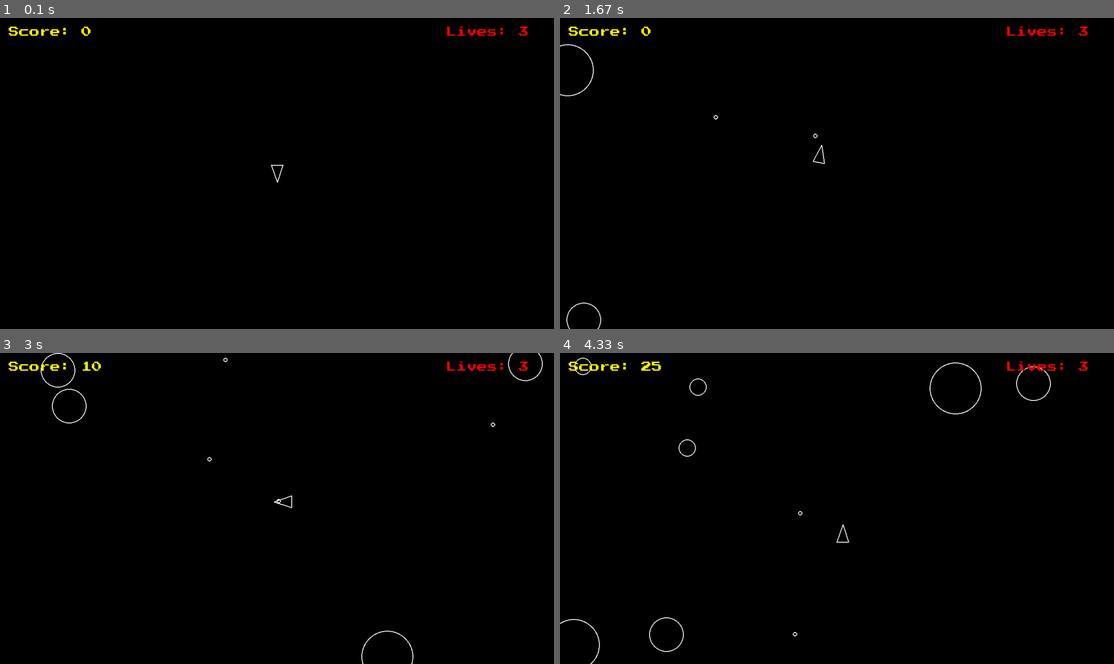
Above: before the commit, frames 1-4 (two rows, left to right).
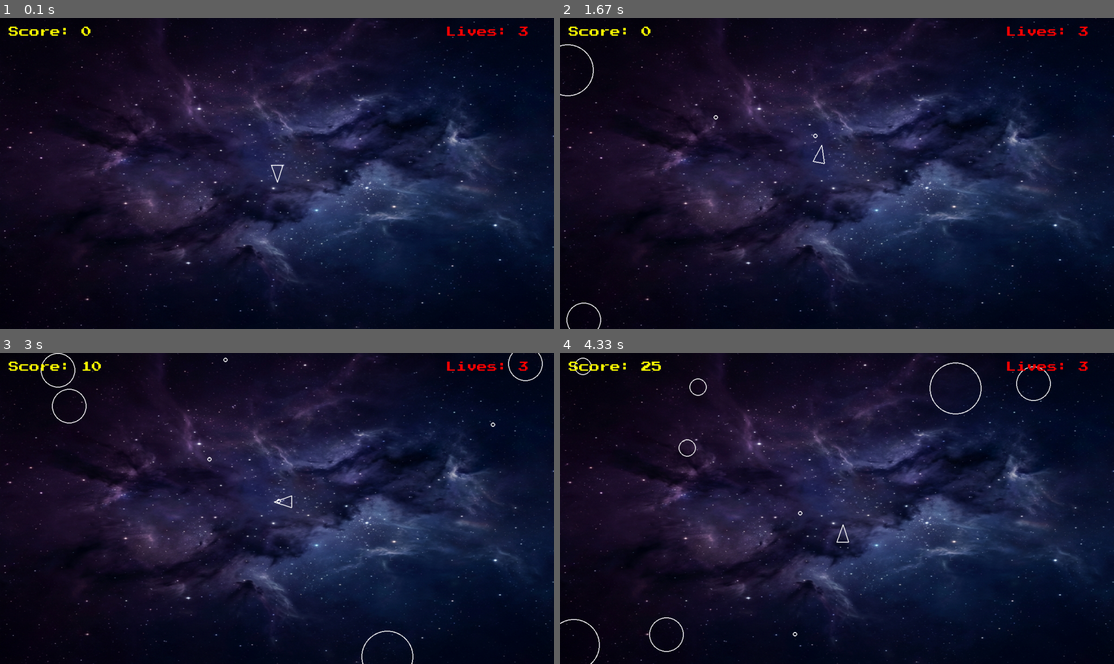
Above: after the commit, the same moments.

Repository: RedMarshmellow/pygame-asteroids
Game: pygame game, started from main.py
Same seed, same stepped clock (60 frames per second), same inputs: the game is played once before the commit and once after it.
Inputs:
- Up to frame 1 (0.1 s): no input
- Up to frame 2 (1.67 s): tap Space at 0.33, 0.73, 1.03, 1.23, 1.57 s; hold D 0.67-1.13 s; hold W 1.17-1.47 s; hold D from 1.5 s (still down)
- Up to frame 3 (3 s): tap Space at 1.87, 2.07, 2.37, 2.63, 2.97 s; release D at 1.97 s; hold A 2-2.53 s; hold S 2.57-2.87 s; hold A from 2.9 s (still down)
- Up to frame 4 (4.33 s): tap Space at 3.27, 3.4, 3.8, 4.1 s; release A at 3.3 s; hold W 3.33-3.7 s; hold D from 3.73 s (still down)

The runs differ from the first frame. In frame 1, 82% of the frame differs, in the area x 0-100%, y 0-100%; in frame 2, 82%; in frame 3, 82%; in frame 4, 81%.

Commit message:
feat: Add resizable window support with a dynamic background image and adapt game elements to screen size changes.

Diff:
--- a/asteroid.py
+++ b/asteroid.py
@@ -1,7 +1,7 @@
 import random
 from logger import log_event
 from constants import ASTEROID_MIN_RADIUS
-from constants import LINE_WIDTH, SCREEN_WIDTH, SCREEN_HEIGHT
+from constants import LINE_WIDTH
 import pygame
 from circleshape import CircleShape
 from shockwave import Shockwave
@@ -16,8 +16,9 @@
 
     def update(self, dt):
         self.position += self.velocity * dt
-        self.position.x %= SCREEN_WIDTH
-        self.position.y %= SCREEN_HEIGHT
+        w, h = pygame.display.get_surface().get_size()
+        self.position.x %= w
+        self.position.y %= h
 
     def split(self):
         Shockwave(self.position.x, self.position.y, self.radius)
--- a/main.py
+++ b/main.py
@@ -18,7 +18,7 @@
 
 def main():
     pygame.init()
-    screen = pygame.display.set_mode((SCREEN_WIDTH, SCREEN_HEIGHT))
+    screen = pygame.display.set_mode((SCREEN_WIDTH, SCREEN_HEIGHT), pygame.RESIZABLE)
     clock = pygame.time.Clock()
     dt = 0
     updatable = pygame.sprite.Group()
@@ -43,19 +43,29 @@
         print(f"Font file not found at {font_path}, using default font.")
         font = pygame.font.SysFont("monospace", 24, bold=True)
 
+    loaded_background_img = pygame.image.load("assets/background.png").convert()
+
+    def get_scaled_background(w, h):
+        return pygame.transform.smoothscale(loaded_background_img, (w, h))
+
+    curr_w, curr_h = screen.get_size()
+    background_img = get_scaled_background(curr_w, curr_h)
+
     while True:
         log_state()
         for event in pygame.event.get():
             if event.type == pygame.QUIT:
                 return
+            if event.type == pygame.VIDEORESIZE:
+                curr_w, curr_h = event.w, event.h
+                screen = pygame.display.set_mode((curr_w, curr_h), pygame.RESIZABLE)
+                background_img = get_scaled_background(curr_w, curr_h)
             if event.type == pygame.KEYDOWN:
                 if event.key == pygame.K_r and is_game_over:
                     score = 0
                     last_life_score = 0
                     player.lives = PLAYER_LIVES
-                    player.position = pygame.Vector2(
-                        SCREEN_WIDTH / 2, SCREEN_HEIGHT / 2
-                    )
+                    player.position = pygame.Vector2(curr_w / 2, curr_h / 2)
                     player.rotation = 0
                     player.velocity = pygame.Vector2(0, 0)
                     player.invulnerability_timer = PLAYER_INVULNERABILITY_DURATION
@@ -89,7 +99,7 @@
                         while score - last_life_score >= SCORE_PER_LIFE:
                             player.lives += 1
                             last_life_score += SCORE_PER_LIFE
-        screen.fill("black")
+        screen.blit(background_img, (0, 0))
         for obj in drawable:
             obj.draw(screen)
 
@@ -97,18 +107,14 @@
         screen.blit(score_text, (20, 20))
 
         lives_text = font.render(f"Lives: {player.lives}", True, "red")
-        screen.blit(lives_text, (SCREEN_WIDTH - 250, 20))
+        screen.blit(lives_text, (curr_w - 250, 20))
 
         if is_game_over:
             game_over_text = font.render("GAME OVER", True, "white")
             restart_text = font.render("Press R to Restart", True, "white")
 
-            go_rect = game_over_text.get_rect(
-                center=(SCREEN_WIDTH / 2, SCREEN_HEIGHT / 2 - 20)
-            )
-            re_rect = restart_text.get_rect(
-                center=(SCREEN_WIDTH / 2, SCREEN_HEIGHT / 2 + 40)
-            )
+            go_rect = game_over_text.get_rect(center=(curr_w / 2, curr_h / 2 - 20))
+            re_rect = restart_text.get_rect(center=(curr_w / 2, curr_h / 2 + 40))
 
             screen.blit(game_over_text, go_rect)
             screen.blit(restart_text, re_rect)
--- a/player.py
+++ b/player.py
@@ -7,8 +7,6 @@
     PLAYER_RADIUS,
     LINE_WIDTH,
     PLAYER_TURN_SPEED,
-    SCREEN_WIDTH,
-    SCREEN_HEIGHT,
     PLAYER_INVULNERABILITY_DURATION,
     PLAYER_LIVES,
 )
@@ -64,8 +62,9 @@
         rotated_vector = unit_vector.rotate(self.rotation)
         rotated_with_speed_vector = rotated_vector * PLAYER_SPEED * dt
         self.position += rotated_with_speed_vector
-        self.position.x %= SCREEN_WIDTH
-        self.position.y %= SCREEN_HEIGHT
+        w, h = pygame.display.get_surface().get_size()
+        self.position.x %= w
+        self.position.y %= h
 
     def shoot(self):
         if self.shot_cooldown_timer > 0:
Binary file added: assets/background.png
Not shown, changed: todos.md
